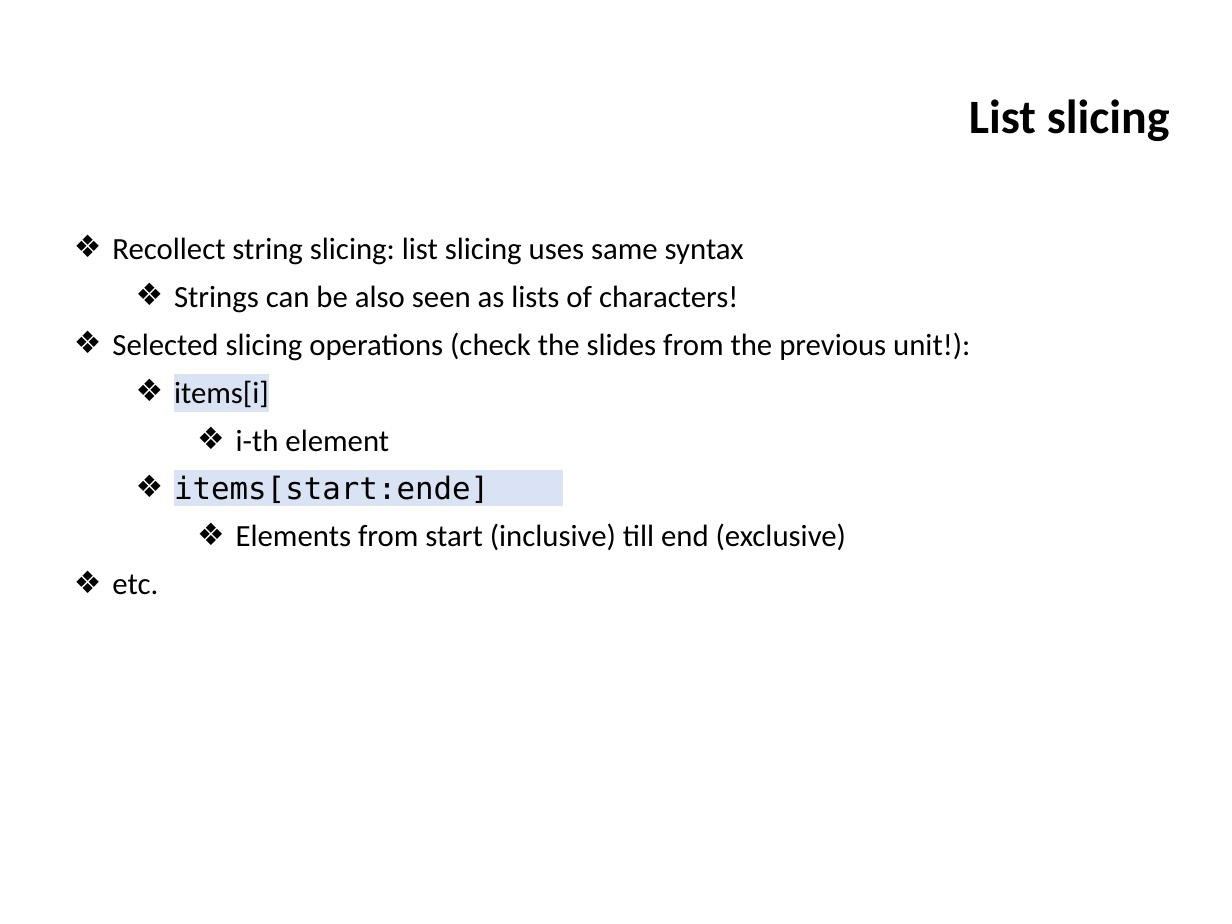
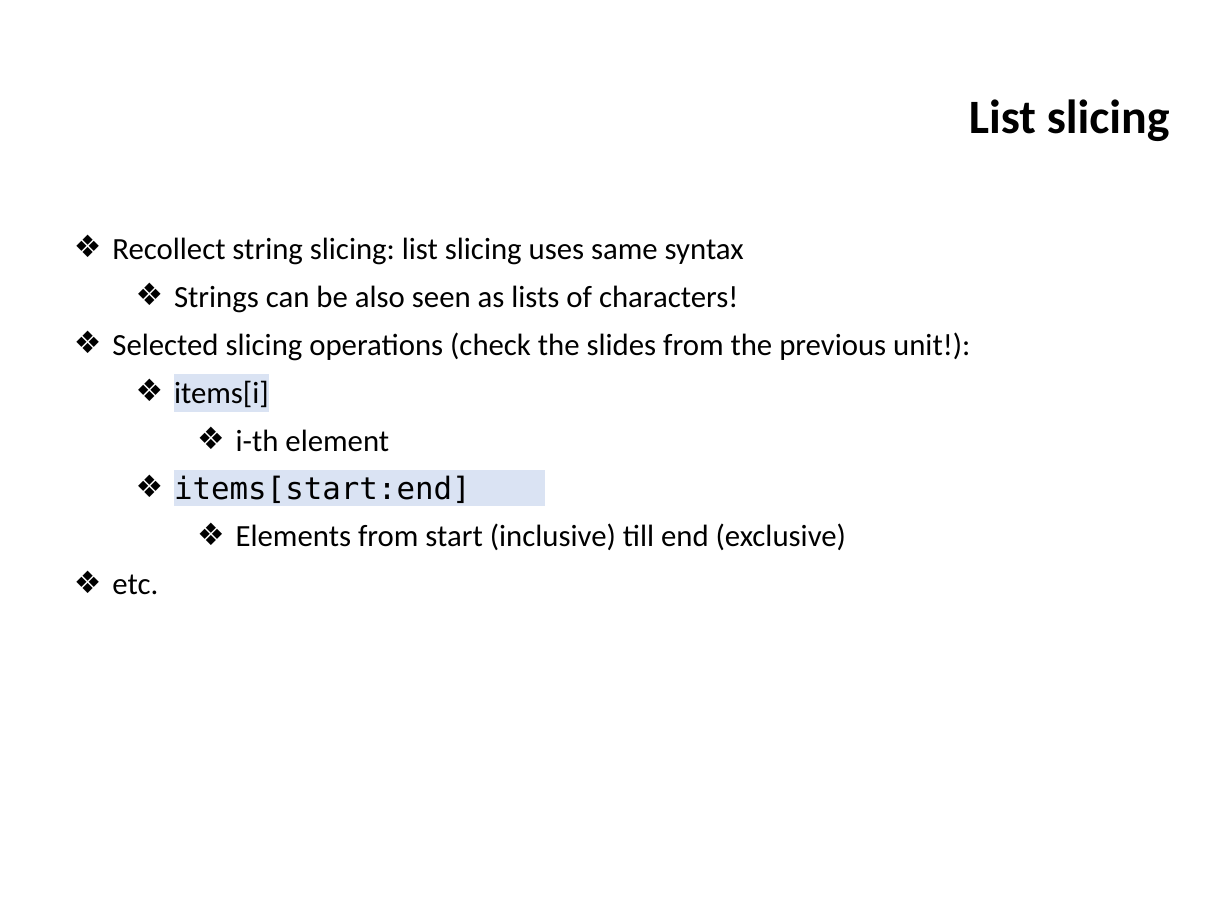
Before and after one commit to ifromm/fcsp, a slide deck: slide 8 of Slides/unit_5_prog_2.pptx. Drawn at 1232x924 pixels with LibreOffice and Linux fonts; fonts in the diff are those of the drawing; background and template pictures are left out. Boxes give left, top, right and bottom in pixels: in the first picture for what was removed or moved away, otherwise in the second. Text is boxed around its words. In the diff, an @@ line names an element or a change of style, - is before the commit and + after.

```diff
--- a/Slides/unit_5_prog_2.pptx
+++ b/Slides/unit_5_prog_2.pptx
@@ text at box(174, 475, 471, 503): text changed @@
-  ❖ items[start:ende]
+  ❖ items[start:end]
```
Also in this commit, not shown: 8 other slides changed, 1 other file.
